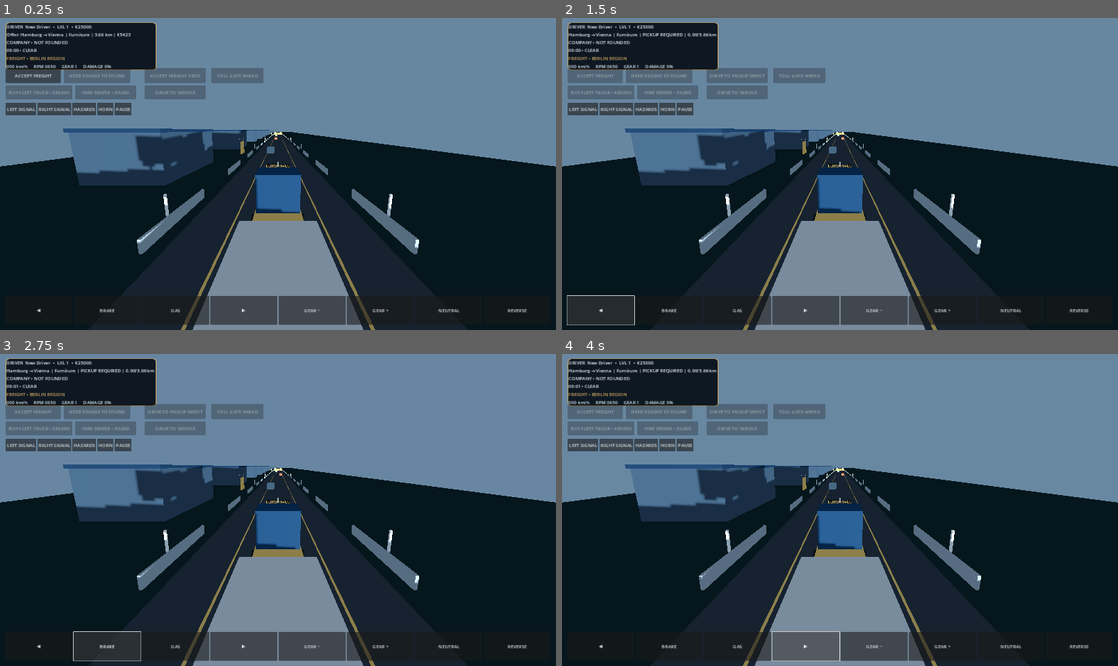
Above: before the commit, frames 1-4 (two rows, left to right).
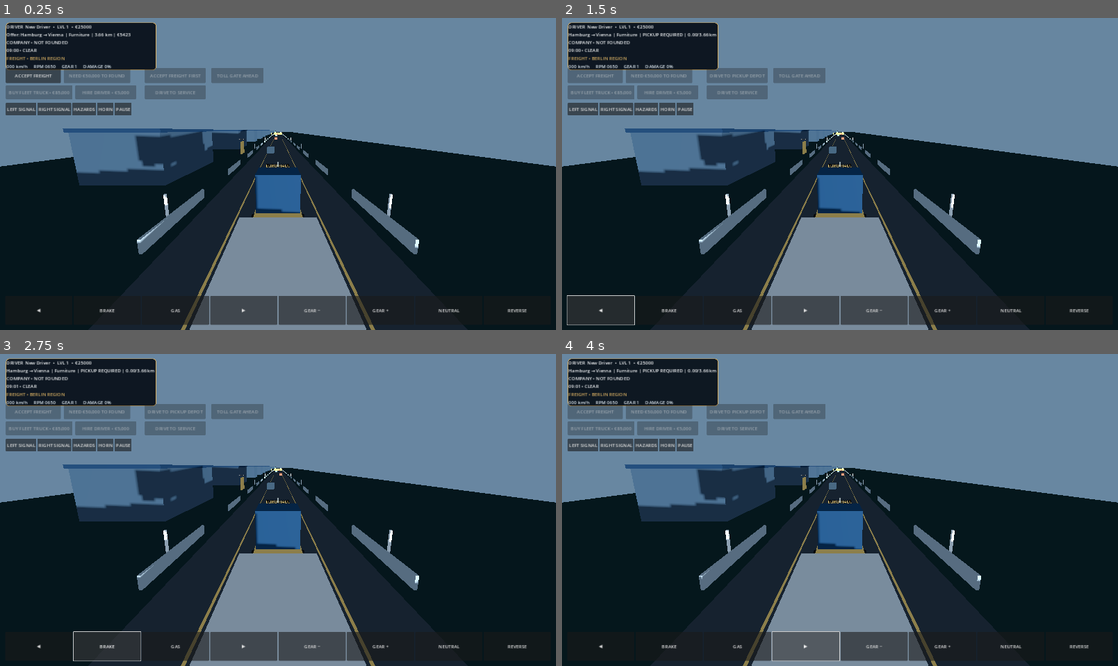
Above: after the commit, the same moments.

Repository: haseebop668-a11y/EURO-HAUL
Game: Godot game, scene res://Scenes/Main.tscn
Two runs of this game, one before a commit and one after it. Both use one fixed random seed, a clock stepped at 60 frames per second and the inputs below.
Inputs:
- Up to frame 1 (0.25 s): no input
- Up to frame 2 (1.5 s): click "ACCEPT FREIGHT" at 0.5 s; click "◀" at 1.25 s
- Up to frame 3 (2.75 s): click "BRAKE" at 2 s
- Up to frame 4 (4 s): click "GAS" at 2.75 s; click "▶" at 3.5 s

The runs differ from the first frame. In frame 1, 0.5% of the frame differs, in the area x 26-66%, y 37-100%; in frame 2, 0.5%; in frame 3, 0.5%; in frame 4, 0.5%.

Commit message:
feat: give the articulated trailer its own kinematic collision body

Diff:
--- a/Godot/Scripts/trailer_controller.gd
+++ b/Godot/Scripts/trailer_controller.gd
@@ -1,4 +1,4 @@
-extends Node3D
+extends AnimatableBody3D
 class_name EuroHaulTrailer
 
 @export var articulation_limit_degrees := 55.0
@@ -12,7 +12,7 @@
 func _ready() -> void:
 	_build_trailer_visuals()
 
-func _process(delta: float) -> void:
+func _physics_process(delta: float) -> void:
 	if not is_instance_valid(truck):
 		return
 	var speed_factor := clampf(absf(truck.speed_kmh) / 55.0, 0.0, 1.0)
@@ -20,9 +20,17 @@
 	var direction := -1.0 if truck.gear == -1 else 1.0
 	var target_angle := -truck.steer_input * speed_factor * gain * 35.0 * direction
 	articulation_degrees = move_toward(articulation_degrees, clampf(target_angle, -articulation_limit_degrees, articulation_limit_degrees), articulation_response * 45.0 * delta)
-	rotation.y = deg_to_rad(articulation_degrees)
+	global_position = truck.global_position + truck.global_transform.basis.z * 3.3
+	global_rotation = Vector3(global_rotation.x, truck.global_rotation.y + deg_to_rad(articulation_degrees), global_rotation.z)
 
 func _build_trailer_visuals() -> void:
+	var cargo_collision := CollisionShape3D.new()
+	var cargo_shape := BoxShape3D.new()
+	cargo_shape.size = Vector3(2.45, 2.65, 8.8)
+	cargo_collision.shape = cargo_shape
+	cargo_collision.position = Vector3(0.0, 2.05, 4.9)
+	add_child(cargo_collision)
+
 	var cargo := MeshInstance3D.new()
 	var cargo_mesh := BoxMesh.new()
 	cargo_mesh.size = Vector3(2.45, 2.65, 8.8)
